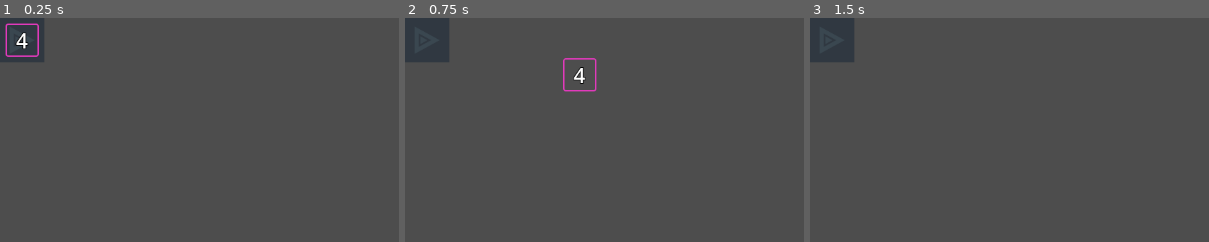
Above: before the commit, frames 1-3 (left to right).
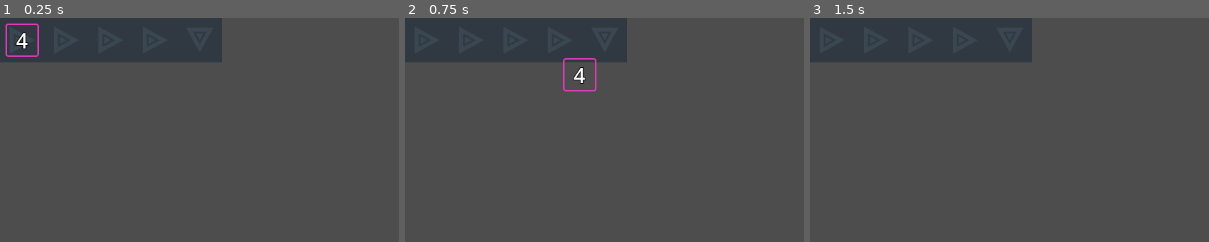
Above: after the commit, the same moments.

Repository: makreth/tiltedgjfeb
Game: Godot game, scene res://root.tscn
Two runs of this game, one before a commit and one after it. Both use one fixed random seed, a clock stepped at 60 frames per second and the inputs below.
Inputs (mouse positions are % of the whole screen's width and height, from its top left):
- Up to frame 1 (0.25 s): no input
- Up to frame 2 (0.75 s): tap Enter at 0.5 s; drag from (3, 5) to (60, 28) at 0.52 s
- Up to frame 3 (1.5 s): tap Space at 1.25 s; drag from (30, 55) to (60, 28) at 1.27 s
The pictures show only the part of the screen within x 0-50%, y 0-50%; the shares and areas given below are measured in that part.

The runs differ from the first frame. In frame 1, 7.4% of the frame differs, in the area x 11-56%, y 0-20%; in frame 2, 7.3%; in frame 3, 7.4%.

Commit message:
conveyor movement

Diff:
--- a/Scripts/item_mover.gd
+++ b/Scripts/item_mover.gd
@@ -19,10 +19,10 @@
 }
 
 var _shift_mapping = {
-	Facing.UP : [0, -32],
-	Facing.RIGHT : [32, 0],
-	Facing.DOWN : [0, 32],
-	Facing.LEFT : [-32, 0],
+	Facing.UP : [0, -64],
+	Facing.RIGHT : [64, 0],
+	Facing.DOWN : [0, 64],
+	Facing.LEFT : [-64, 0],
 }
 
 func _ready() -> void:
@@ -38,11 +38,8 @@
 		sprite.transform = sprite.transform.rotated(_angle_mapping[facing])
 
 func _push_to_facing():
-	var shift = _shift_mapping[facing]
-	var n_x = shift[0]
-	var n_y = shift[1]
 
-	var items = get_overlapping_bodies()
+	var items = get_overlapping_areas()
 
 	if items.size() == 0:
 		return
@@ -52,5 +49,8 @@
 
 	var item : Area2D = items[0]
 
-	item.transform.x = n_x
-	item.transform.y = n_y
+	var shift = _shift_mapping[facing]
+	var n_x = shift[0] + item.position.x
+	var n_y = shift[1] + item.position.y
+
+	item.position = Vector2(n_x, n_y)
--- a/root.tscn
+++ b/root.tscn
@@ -5,7 +5,7 @@
 [ext_resource type="Texture2D" uid="uid://cevexd6eq7x5t" path="res://Assets/placeholder.tres" id="3_28aoi"]
 
 [sub_resource type="RectangleShape2D" id="RectangleShape2D_vho56"]
-size = Vector2(64, 64)
+size = Vector2(48, 48)
 
 [sub_resource type="StyleBoxFlat" id="StyleBoxFlat_pq8q7"]
 bg_color = Color(0.6, 0.6, 0.6, 0)
@@ -26,7 +26,7 @@
 outline_color = Color(0, 0, 0, 1)
 
 [sub_resource type="RectangleShape2D" id="RectangleShape2D_pq8q7"]
-size = Vector2(64, 64)
+size = Vector2(6, 6)
 
 [node name="Root" type="Node2D"]
 
@@ -76,6 +76,52 @@
 texture = ExtResource("3_28aoi")
 
 [node name="CollisionShape2D" type="CollisionShape2D" parent="DemoBelt"]
+visible = false
+shape = SubResource("RectangleShape2D_pq8q7")
+
+[node name="DemoBelt2" type="Area2D" parent="."]
+position = Vector2(96, 32)
+script = ExtResource("2_vvh5c")
+
+[node name="Sprite2D" type="Sprite2D" parent="DemoBelt2"]
+texture = ExtResource("3_28aoi")
+
+[node name="CollisionShape2D" type="CollisionShape2D" parent="DemoBelt2"]
+visible = false
+shape = SubResource("RectangleShape2D_pq8q7")
+
+[node name="DemoBelt3" type="Area2D" parent="."]
+position = Vector2(160, 32)
+script = ExtResource("2_vvh5c")
+
+[node name="Sprite2D" type="Sprite2D" parent="DemoBelt3"]
+texture = ExtResource("3_28aoi")
+
+[node name="CollisionShape2D" type="CollisionShape2D" parent="DemoBelt3"]
+visible = false
+shape = SubResource("RectangleShape2D_pq8q7")
+
+[node name="DemoBelt4" type="Area2D" parent="."]
+position = Vector2(224, 32)
+script = ExtResource("2_vvh5c")
+
+[node name="Sprite2D" type="Sprite2D" parent="DemoBelt4"]
+texture = ExtResource("3_28aoi")
+
+[node name="CollisionShape2D" type="CollisionShape2D" parent="DemoBelt4"]
+visible = false
+shape = SubResource("RectangleShape2D_pq8q7")
+
+[node name="DemoBelt5" type="Area2D" parent="."]
+position = Vector2(288, 32)
+script = ExtResource("2_vvh5c")
+facing = 2
+
+[node name="Sprite2D" type="Sprite2D" parent="DemoBelt5"]
+texture = ExtResource("3_28aoi")
+
+[node name="CollisionShape2D" type="CollisionShape2D" parent="DemoBelt5"]
+visible = false
 shape = SubResource("RectangleShape2D_pq8q7")
 
 [connection signal="input_event" from="DemoNumber" to="DemoNumber" method="_on_StaticBody2D_input_event"]
